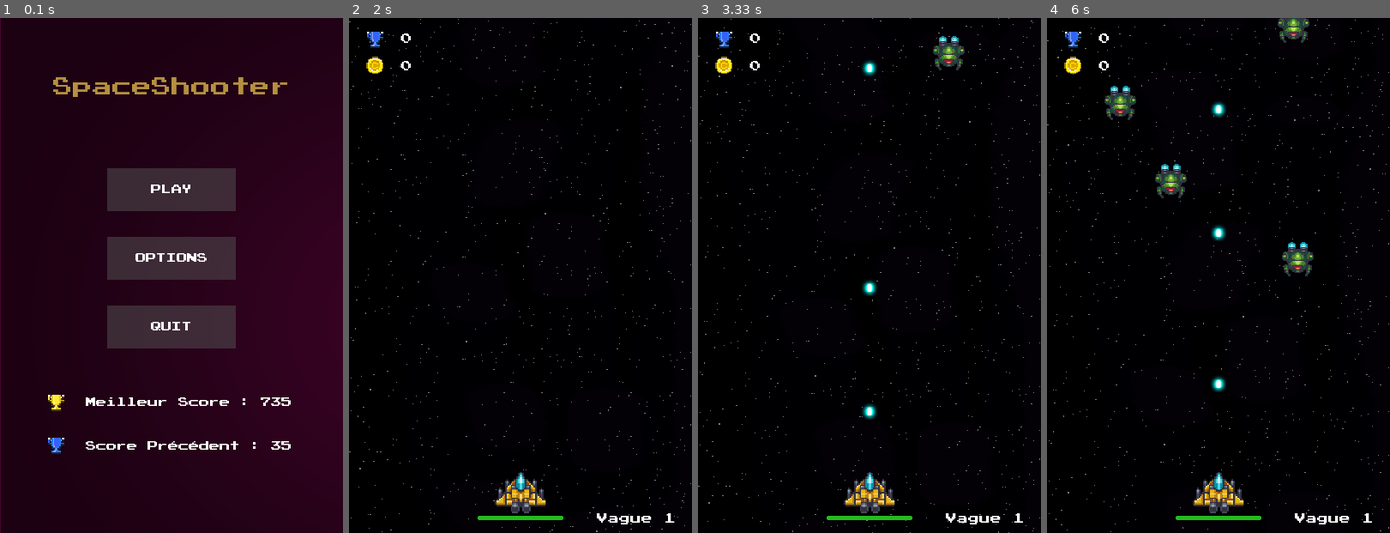
Above: before the commit, frames 1-4 (left to right).
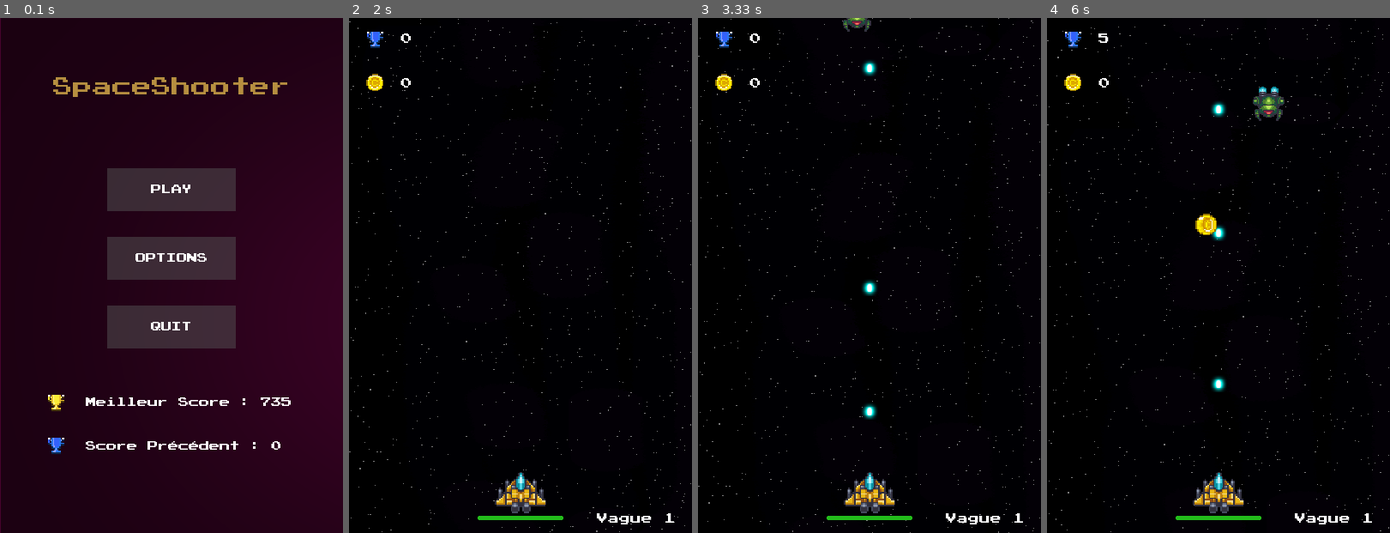
Above: after the commit, the same moments.

Repository: Fabien-crypto/SpaceShooter
Game: pygame game, started from main.py
Same seed, same stepped clock (60 frames per second), same inputs: the game is played once before the commit and once after it.
Inputs (mouse positions are in pixels of both pictures, inside the frame that each line leads up to):
- Up to frame 1 (0.1 s): no input
- Up to frame 2 (2 s): tap Enter at 0.33 s; tap Space at 0.67 s; tap Esc at 1 s; click (561, 321) at 1.38 s; click "PLAY" at 1.72 s
- Up to frame 3 (3.33 s): move the mouse to (872, 327) at 2.03 s; tap Space at 2.07, 2.37, 2.9, 3.2 s
- Up to frame 4 (6 s): tap Space at 3.4, 3.7, 3.97, 4.3, 4.6, 5.13, 5.43, 5.8 s

The runs differ from the first frame. In frame 1, less than 0.1% of the frame differs, in the area x 79-85%, y 82-84%; in frame 2, 0.3%; in frame 3, 0.9%; in frame 4, 2.6%, in the area x 5-78%, y 0-51%.

Commit message:
new main

Diff:
--- a/main.py
+++ b/main.py
@@ -39,34 +39,34 @@
 
 
 class Button():
-	def __init__(self, image, pos, text_input, font, base_color, hovering_color):
-		self.image = image
-		self.x_pos = pos[0]
-		self.y_pos = pos[1]
-		self.font = font
-		self.base_color, self.hovering_color = base_color, hovering_color
-		self.text_input = text_input
-		self.text = self.font.render(self.text_input, True, self.base_color)
-		if self.image is None:
-			self.image = self.text
-		self.rect = self.image.get_rect(center=(self.x_pos, self.y_pos))
-		self.text_rect = self.text.get_rect(center=(self.x_pos, self.y_pos))
-
-	def update(self, screen):
-		if self.image is not None:
-			screen.blit(self.image, self.rect)
-		screen.blit(self.text, self.text_rect)
-
-	def checkForInput(self, position):
-		if position[0] in range(self.rect.left, self.rect.right) and position[1] in range(self.rect.top, self.rect.bottom):
-			return True
-		return False
-
-	def changeColor(self, position):
-		if position[0] in range(self.rect.left, self.rect.right) and position[1] in range(self.rect.top, self.rect.bottom):
-			self.text = self.font.render(self.text_input, True, self.hovering_color)
-		else:
-			self.text = self.font.render(self.text_input, True, self.base_color)
+    def __init__(self, image, pos, text_input, font, base_color, hovering_color):
+        self.image = image
+        self.x_pos = pos[0]
+        self.y_pos = pos[1]
+        self.font = font
+        self.base_color, self.hovering_color = base_color, hovering_color
+        self.text_input = text_input
+        self.text = self.font.render(self.text_input, True, self.base_color)
+        if self.image is None:
+            self.image = self.text
+        self.rect = self.image.get_rect(center=(self.x_pos, self.y_pos))
+        self.text_rect = self.text.get_rect(center=(self.x_pos, self.y_pos))
+
+    def update(self, screen):
+        if self.image is not None:
+            screen.blit(self.image, self.rect)
+        screen.blit(self.text, self.text_rect)
+
+    def checkForInput(self, position):
+        if position[0] in range(self.rect.left, self.rect.right) and position[1] in range(self.rect.top, self.rect.bottom):
+            return True
+        return False
+
+    def changeColor(self, position):
+        if position[0] in range(self.rect.left, self.rect.right) and position[1] in range(self.rect.top, self.rect.bottom):
+            self.text = self.font.render(self.text_input, True, self.hovering_color)
+        else:
+            self.text = self.font.render(self.text_input, True, self.base_color)
 
 class Explosion(pygame.sprite.Sprite):
     def __init__(self, x, y, size):
@@ -127,7 +127,6 @@
         self.image = pygame.transform.scale(self.image, (60,60))
         self.rect = self.image.get_rect()
         self.delay = 90
-        self.delay_spawn = 1000
         self.pos = Vector2(randint(15,360),-10)
         self.velocity = 90
 
@@ -261,7 +260,7 @@
     def __init__(self,player, x, y, size):
         super().__init__()
         global soundObj
-        self.value = 10
+        self.value = 1
         self.player = player
         soundObj = pygame.mixer.Sound('sounds/ennemy_explosion.aiff')
         soundObj.set_volume(float(saveread("volume2")))
@@ -295,7 +294,7 @@
 
     def forward(self, time, velocity):
         if pygame.sprite.spritecollide(self, self.player.game.all_players, False, pygame.sprite.collide_mask) :
-            self.player.game.player.money += 1
+            self.player.game.player.money += self.value
             self.remove()
         else :
             self.pos += Vector2(0,velocity) * time
@@ -315,7 +314,7 @@
         self.monster  = Monster(self)
         self.all_coin = pygame.sprite.Group()
         self.pressed = {}
-        self.delay_spawn = 1000
+        self.delay_spawn = 1500
         self.last_monster = pygame.time.get_ticks()
 
     def check_collision(self, sprite, group) :
@@ -518,8 +517,6 @@
                 if YES_BUTTON.checkForInput(OPTIONS_MOUSE_POS):
                     return 1
 
-
-
 def paused() :
     global pause
     pause = 1
@@ -552,9 +549,6 @@
                     save(score,saveread("volume"),saveread("position"),saveread("volume2"),saveread("position2"))
                     mixer.music.unpause()
                     main_menu()
-
-
-
 
 
 def over_menu():
@@ -631,10 +625,10 @@
             if event.type==pygame.KEYDOWN:
                 if event.key==pygame.K_RETURN:
                     jeu()
-            if event.type == pygame.QUIT:
+            elif event.type == pygame.QUIT:
                 pygame.quit()
                 sys.exit()
-            if event.type == pygame.MOUSEBUTTONDOWN:
+            elif event.type == pygame.MOUSEBUTTONDOWN:
                 if PLAY_BUTTON.checkForInput(MENU_MOUSE_POS):
                     jeu()
                 if OPTIONS_BUTTON.checkForInput(MENU_MOUSE_POS):
@@ -646,8 +640,6 @@
         pygame.display.update()
 
 
-
-
 def jeu():
     global color
     global score
@@ -683,12 +675,18 @@
     delai = 1000
     count = 0
     pause = 0
+    cost_power=1
+    cost_life=1
+    cost_delay=1
+    cost_earning=1
     last_seconde2 = pygame.time.get_ticks()
-
     bestscore = int(saveread("bestscore"))
     prec_score = pygame.transform.scale(prec_score,(20,20))
     money = pygame.transform.scale(money,(20,20))
-
+    color1 = "Red"
+    color2 = "Red"
+    color3 = "Red"
+    color4 = "Red"
 
     #freeze_BUTTON = Button(image=flake, pos=(50, 560), text_input="      ", font=get_font(12), base_color="White", hovering_color="Green")
 
@@ -723,7 +721,6 @@
         game.all_coin.update()
         game.all_coin.draw(screen)
 
-
         if game.player.health <= 0:
             soundObj = pygame.mixer.Sound('sounds/game_over.wav')
             soundObj.set_volume(volume)
@@ -731,17 +728,15 @@
             pygame.mixer.music.stop()
             save(game.player.score,saveread("volume"),saveread("position"),saveread("volume2"),saveread("position2"))
             over_menu()
-
         #Affichage du score #
         Score_TEXT = get_font(13).render((str(game.player.score)), True, color )
         Score_RECT = Score_TEXT.get_rect(topleft=(60, 18))
-        Money_TEXT = get_font(13).render((str(game.player.money)), True, color )
-        Money_RECT = Score_TEXT.get_rect(topleft=(60, 50))
+        Money_TEXT = get_font(13).render((str(game.player.money)), True, "White" )
+        Money_RECT = Score_TEXT.get_rect(topleft=(60, 70))
 
         #Affichage du score #
-        Vague_TEXT = get_font(13).render(("Vague "+str(vague)), True, color )
+        Vague_TEXT = get_font(13).render(("Vague "+str(vague)), True, "White" )
         Vague_RECT = Vague_TEXT.get_rect(bottomright=(380, 590))
-
 
         if game.player.score > bestscore:
             color="Red"
@@ -750,38 +745,62 @@
             screen.blit(Record_TEXT,Record_RECT)
 
         screen.blit(prec_score,(20,15))
-        screen.blit(money,(20,45))
+        screen.blit(money,(20,65))
         screen.blit(Score_TEXT, Score_RECT)
         screen.blit(Vague_TEXT, Vague_RECT)
         screen.blit(Money_TEXT, Money_RECT)
 
-
         #récupérer tout les projectiles du joueur #
         for projectile in game.player.all_projectiles :
             projectile.move(time)
 
         game.player.update_health_bar(screen)
-
         #################################################################################
         ################################# VAGUE ENNEMIS #################################
         #################################################################################
         now = pygame.time.get_ticks()
-
         if (now - last_seconde > delai) and count<15 :
             count +=1
             last_seconde = now
-        if count<15 and pause == 0:
+        elif count<15 and pause == 0:
             game.spawn_monster()
-        if count==15 and len(game.all_monsters)==0:
-            VagueFinish_TEXT = get_font(20).render(("Vague "+str(vague)+" Terminée"), True, color )
+        elif count==15 and len(game.all_monsters)==0:
+            VagueFinish_TEXT = get_font(20).render(("Vague "+str(vague)+" Terminée"), True, "White" )
             VagueFinish_RECT = VagueFinish_TEXT.get_rect(center=(200,300 ))
             screen.blit(VagueFinish_TEXT, VagueFinish_RECT)
+            VAGUE_MOUSE_POS=pygame.mouse.get_pos()
+            POWER_SHOOT_BUTTON = Button(image=buttonimg, pos=(120, 400), text_input="Power Shoot", font=get_font(8), base_color="White", hovering_color=color1)
+            LIFE_BUTTON = Button(image=buttonimg, pos=(290, 400), text_input="Upgrade life", font=get_font(8), base_color="White", hovering_color=color2)
+            SHOOT_DELAY_BUTTON = Button(image=buttonimg, pos=(120, 490), text_input="Shoot delay", font=get_font(8), base_color="White", hovering_color=color3)
+            EARNING_BUTTON = Button(image=buttonimg, pos=(290, 490), text_input="Money Value", font=get_font(8), base_color="White", hovering_color=color4)
+            if game.player.money >= cost_power :
+                color1="Green"
+            if game.player.money < cost_power :
+                color1="Red"
+            if game.player.money >= cost_life :
+                color2="Green"
+            if (game.player.money < cost_life) or ((game.player.health+15) >= game.player.max_health)  :
+                color2 = "Red"
+            if game.player.money >= cost_delay :
+                color3="Green"
+            if game.player.money < cost_delay :
+                color3 = "Red"
+            if game.player.money >= cost_earning :
+                color4="Green"
+            if game.player.money < cost_earning:
+                color4 = "Red"
+            for button in [POWER_SHOOT_BUTTON,LIFE_BUTTON,SHOOT_DELAY_BUTTON,EARNING_BUTTON]:
+                button.changeColor(VAGUE_MOUSE_POS)
+                button.update(screen)
             if now - last_seconde > 15000:
                 count = 0
                 last_seconde = now
                 vague +=1
                 velocity += 10
                 game.SpawnUp(20)
+                game.monster.attack += 2
+                game.monster.health += 5
+                game.monster.max_health +=5
 
         #################################################################################
 
@@ -804,24 +823,19 @@
             game.player.no_move()
         if (game.player.rect.x) > screen.get_width():
             game.player.rect.x = 0 - game.player.rect.width
-        if (game.player.rect.x) < -(game.player.rect.width) :
+        elif (game.player.rect.x) < -(game.player.rect.width) :
             game.player.rect.x = screen.get_width()
-
 
         for coin in game.all_coin :
             if pause == 0:
                 coin.forward(time, velocity)
             else:
                 coin.freeze()
-
-
         for monster in game.all_monsters :
             if pause == 0:
                 monster.forward(time,velocity)
             else:
                 monster.freeze()
-
-
 
         #fermeture du jeu#
         for event in pygame.event.get():
@@ -831,7 +845,7 @@
                 save(score,saveread("volume"),saveread("position"),saveread("volume2"),saveread("position2"))
                 pygame.quit()
                 sys.exit()
-            if event.type == pygame.KEYDOWN :
+            elif event.type == pygame.KEYDOWN :
                 game.pressed[event.key]=True
                 if event.key==pygame.K_ESCAPE:
                     mixer.music.pause()
@@ -852,11 +866,28 @@
                     last_seconde2 = pygame.time.get_ticks()
             if event.type == pygame.KEYUP :
                 game.pressed[event.key] = False
-
-            # if event.type == pygame.MOUSEBUTTONDOWN:
-            #      if freeze_BUTTON.checkForInput(MOUSE_POS):
-            #          pause = 1
-            #          last_seconde2 = pygame.time.get_ticks()
+            if event.type == pygame.MOUSEBUTTONDOWN:
+                    if POWER_SHOOT_BUTTON.checkForInput(VAGUE_MOUSE_POS):
+                        if game.player.money >= cost_power :
+                            game.player.attack += 15
+                            game.player.money -= cost_power
+                            cost_power*=2
+                    if LIFE_BUTTON.checkForInput(VAGUE_MOUSE_POS):
+                        if game.player.money >= cost_life and (game.player.health+15) <= game.player.max_health:
+                            game.player.health += 15
+                            game.player.money -= cost_life
+                            cost_life*=2
+                    if SHOOT_DELAY_BUTTON.checkForInput(VAGUE_MOUSE_POS):
+                        if game.player.money >= cost_delay:
+                            game.player.shoot_delay -= 10
+                            game.player.money -= cost_delay
+                            cost_delay*=2
+                    if EARNING_BUTTON.checkForInput(VAGUE_MOUSE_POS):
+                        if game.player.money >= cost_earning :
+                            for coin in game.all_coin :
+                                coin.value += 2
+                            game.player.money -= cost_earning
+                            cost_earning*=2
 
         now2 = pygame.time.get_ticks()
         if now2 - last_seconde2 >= 1:
--- a/scores.txt
+++ b/scores.txt
@@ -1,5 +1,5 @@
 735
-35
+0
 0.5
 250
 0.5
